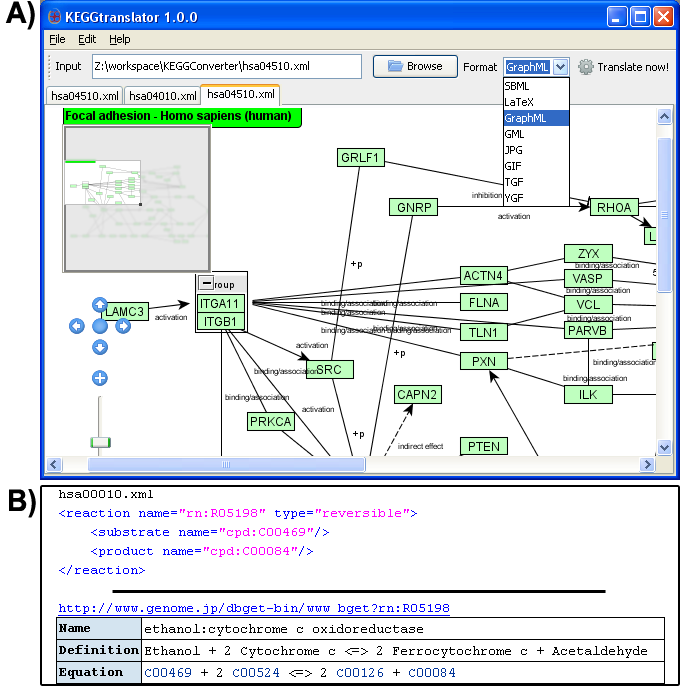
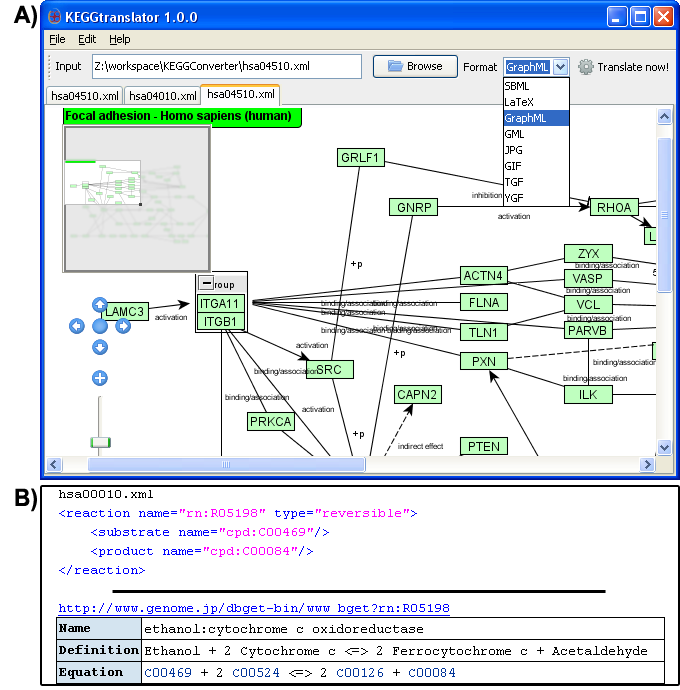
Layer changes from the first 680x690 image to the second:
painted on "B)" over [9, 488, 37, 518]
painted on "A)" over [5, 1, 37, 30]
painted on "Screen" over [40, 0, 680, 284]
hid "Screen_alt" over [40, 0, 680, 284]
